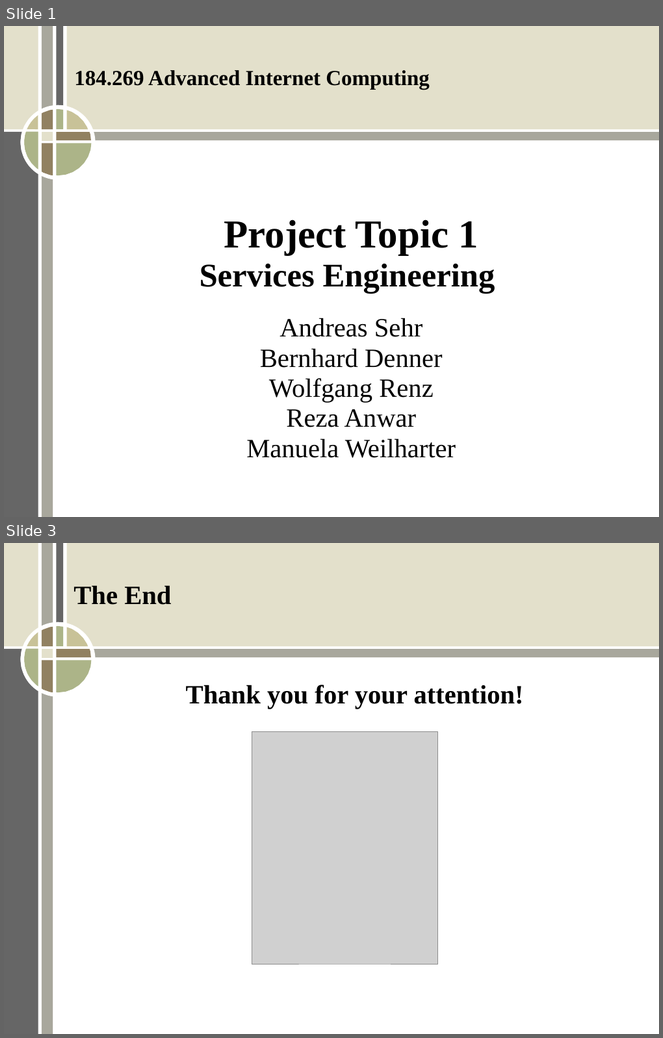
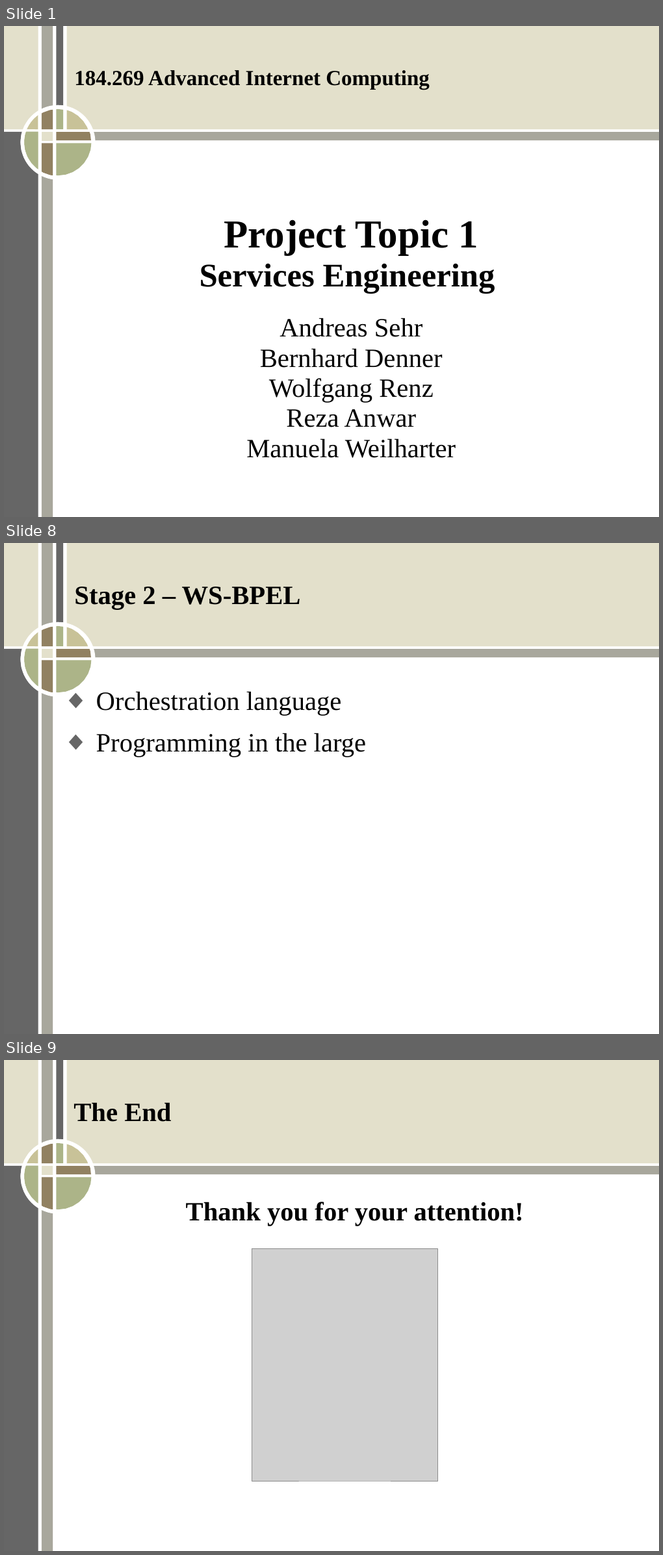
Before and after one commit to ERit/aic_group2_topic1, a slide deck: Stage2.ppt. Shown one above the other, each under a label of ours: slides 1 and 3 before the commit, slides 1, 8 and 9 after it; the slides between them are not shown. The pictures are 663x1038 and 663x1555 pixels, drawn with LibreOffice and Linux fonts; fonts in the diff are those of the drawing; grey boxes stand for pictures. Boxes give left, top, right and bottom in pixels: in the first picture for what was removed or moved away, otherwise in the second. Text is boxed around its words. In the diff, an @@ line names an element or a change of style, - is before the commit and + after.

```diff
--- a/Stage2.ppt
+++ b/Stage2.ppt
@@ slide 8 added at <box>4,543,659,1034</box>, background #FFFFFF; not listed: 17 template elements that a slide beside it also shows @@
@@ text added at <box>74,587,301,609</box>, 32 pt, text #000000, bold @@
+Stage 2 – WS-BPEL
@@ text added at <box>96,691,366,757</box>, 32 pt, text #000000 @@
+◆ Orchestration language
+◆ Programming in the large
@@ what was slide 3 is now slide 9 @@
```
Also in this commit, not shown: 6 other slides added, 1 slide removed.
